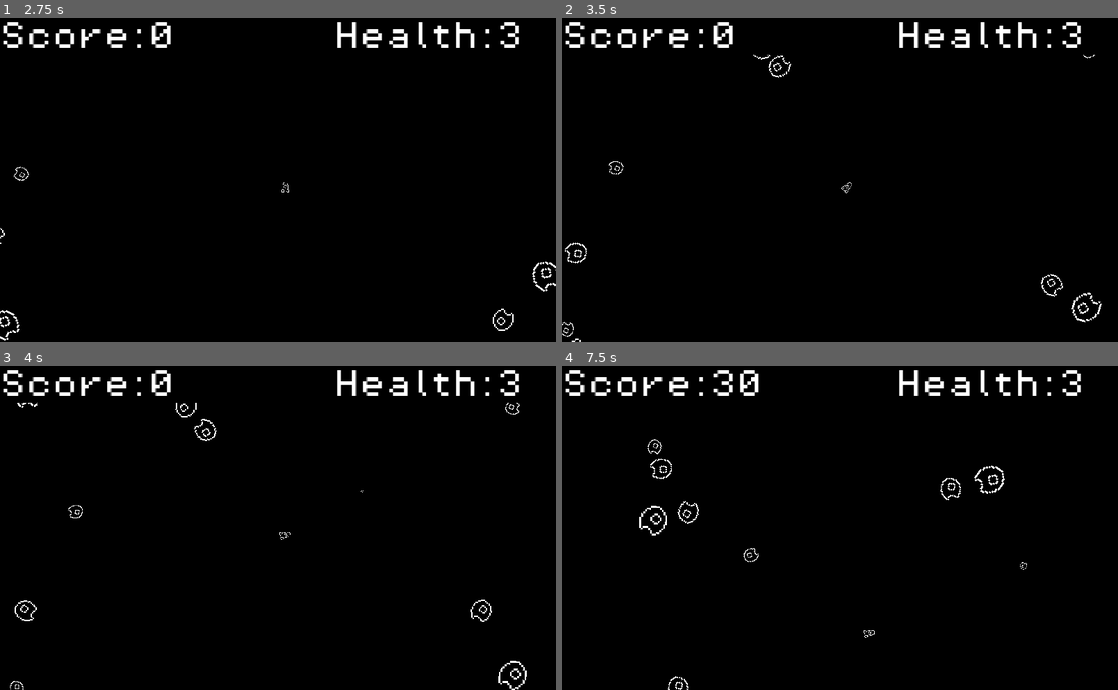
Above: before the commit, frames 1-4 (two rows, left to right).
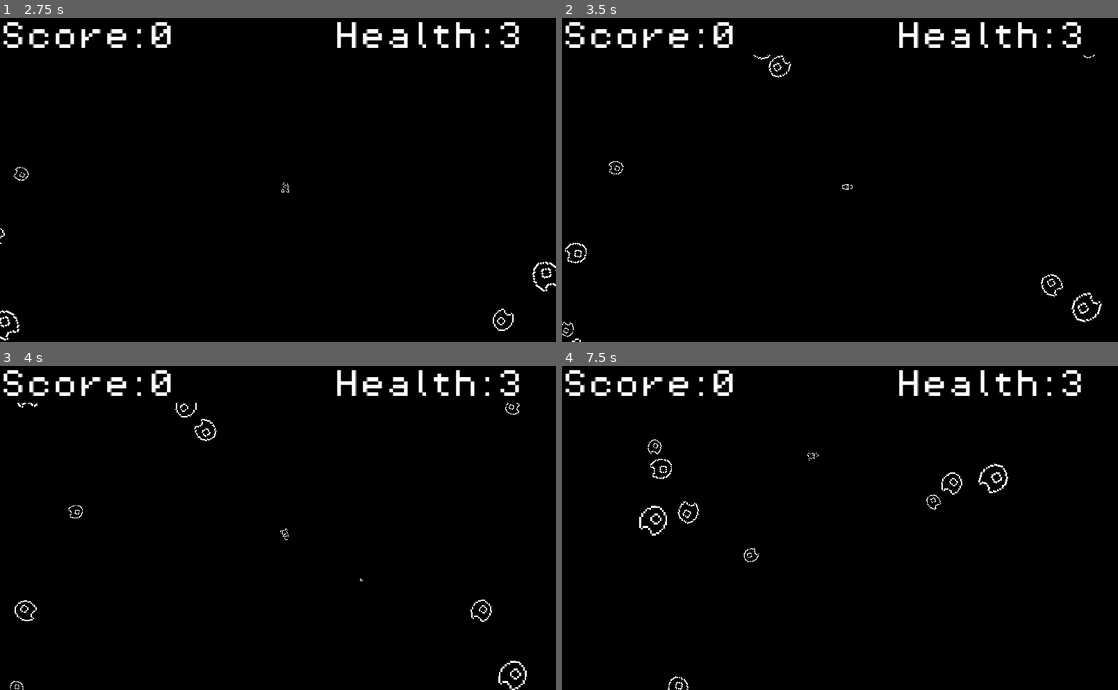
Above: after the commit, the same moments.

Repository: Cryatonic/asteroids-clone
Game: Godot game, scene res://scenes/title_screen.tscn
Two runs of this game, one before a commit and one after it. Both use one fixed random seed, a clock stepped at 60 frames per second and the inputs below.
Inputs (mouse positions are in pixels of both pictures, inside the frame that each line leads up to):
- Up to frame 1 (2.75 s): click "Controls" at 0.5 s; click "Return" at 1.25 s; click "Start" at 2 s
- Up to frame 2 (3.5 s): move the mouse to (962, 163) at 2.77 s; hold D (right_turn) from 2.78 s (still down); hold C (data) from 2.78 s (still down)
- Up to frame 3 (4 s): move the mouse to (166, 544) at 3.52 s; release D (right_turn) at 3.53 s; release C (data) at 3.53 s; hold S (brake) from 3.53 s (still down); tap Space (shoot) at 3.6 s
- Up to frame 4 (7.5 s): move the mouse to (895, 456) at 4.27 s; release S (brake) at 4.28 s; hold D (right_turn) 4.28-5.03 s; hold Right mouse button (spawn_asteroid) 4.28-5.03 s; move the mouse to (812, 592) at 5.02 s; hold W (thrust) 5.03-5.78 s; tap Shift at 5.1 s; move the mouse to (1006, 576) at 5.77 s; hold B 5.78-6.53 s; hold A (left_turn) 5.78-7.28 s; move the mouse to (673, 479) at 6.52 s; tap M at 6.6 s; move the mouse to (867, 528) at 7.27 s; hold S (brake) from 7.28 s (still down); hold C (data) from 7.28 s (still down)

Frame 1 is identical in both runs. In frame 2, less than 0.1% of the frame differs, in the area x 50-53%, y 50-55%; in frame 3, less than 0.1%; in frame 4, 0.6%, in the area x 27-84%, y 1-84%.

Commit message:
Small File Loading Changes

Diff:
--- a/scripts/asteroid.gd
+++ b/scripts/asteroid.gd
@@ -73,7 +73,7 @@
 
 	if size > 1:
 		var container = self.get_parent()
-		var asteroid = load("res://scenes/asteroid.tscn")
+		var asteroid = load("uid://daal6r1h66y8w")
 		var instance = asteroid.instantiate()
 		var mass_ratio = pow(float(size) / (size - 1), 3)
 
--- a/scripts/return_button.gd
+++ b/scripts/return_button.gd
@@ -12,4 +12,4 @@
 
 
 func _on_pressed() -> void:
-	get_tree().change_scene_to_file("res://scenes/title_screen.tscn")
+	get_tree().change_scene_to_file("uid://dtohe65fg6w6o")
--- a/scripts/ship.gd
+++ b/scripts/ship.gd
@@ -20,7 +20,7 @@
 var thrust_limit : int = 250 #pixels/sec
 @onready var previous_vel : Vector2 = linear_velocity
 
-var side_thrust_power : int = 4000 #Force(Newtons)
+var side_thrust_power : int = 8000 #Force(Newtons)
 var spin_limit : float = 2 * PI #Radians/sec
 
 var thrusting : bool = false
@@ -173,15 +173,18 @@
 func _on_hit(impact_body, _delta : float) -> void:
 	angular_damp = 0
 	dampeners_on = false
-	if not invuln[0]:
-		if impact_body is RigidBody2D:
-			var net_vel = impact_body.previous_vel - previous_vel
-			var impact_ke : Vector2 = 0.5 * (impact_body.mass + mass) * net_vel * net_vel
-			if (impact_ke).length() > hull_strength:
-				health -= 1
-				if health == 0:
-					queue_free()
-			invuln[0] = true
+
+	if invuln[0]:
+		return
+	elif impact_body is RigidBody2D:
+		var net_vel = impact_body.previous_vel - previous_vel
+		var impact_ke : Vector2 = 0.5 * (impact_body.mass + mass) * net_vel * net_vel
+
+		if (impact_ke).length() > hull_strength:
+			health -= 1
+			if health == 0:
+				queue_free()
+		invuln[0] = true
 
 
 func _on_shoot_cooldown_timeout() -> void:
--- a/scripts/title_screen.gd
+++ b/scripts/title_screen.gd
@@ -17,8 +17,8 @@
 
 
 func _on_start_button_pressed() -> void:
-	get_tree().change_scene_to_file("res://scenes/game.tscn")
+	get_tree().change_scene_to_file("uid://ba43v52yoyorm")
 
 
 func _on_controls_button_pressed() -> void:
-	get_tree().change_scene_to_file("res://scenes/controls_screen.tscn")
+	get_tree().change_scene_to_file("uid://xibixcnpg7pq")
